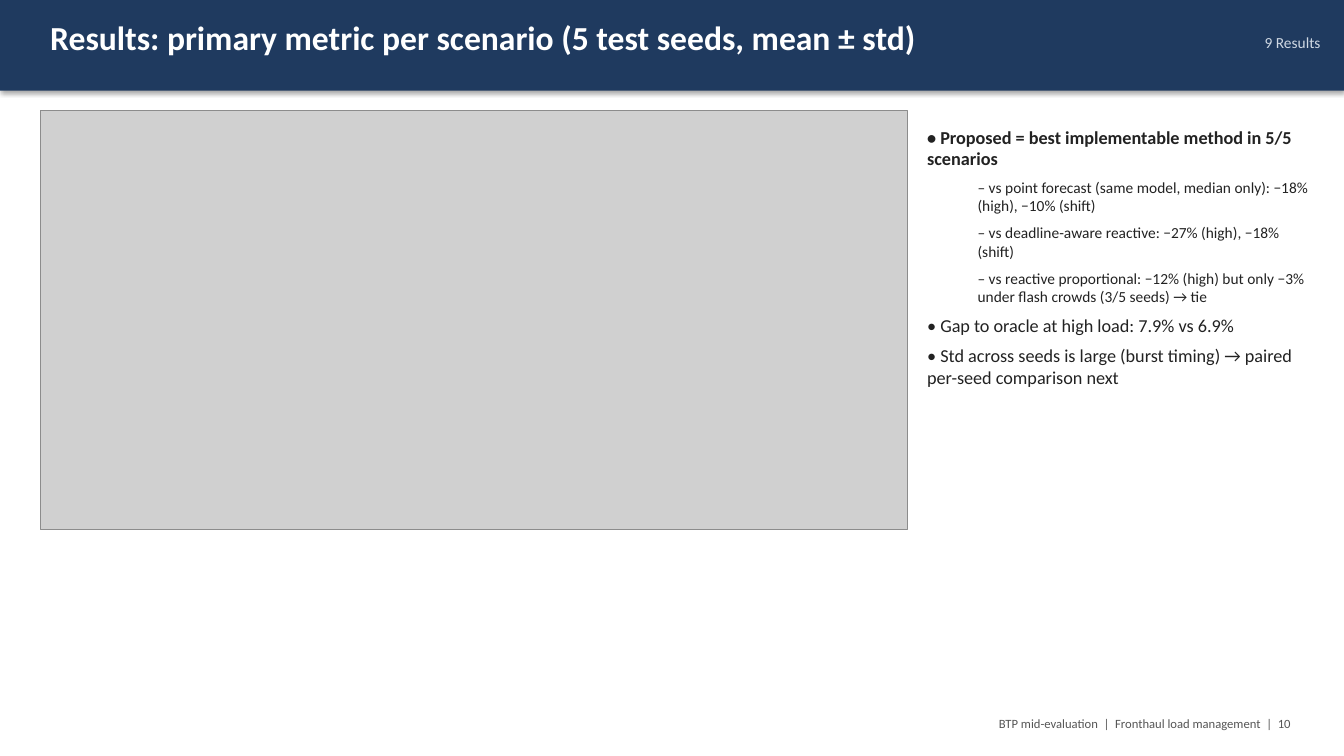
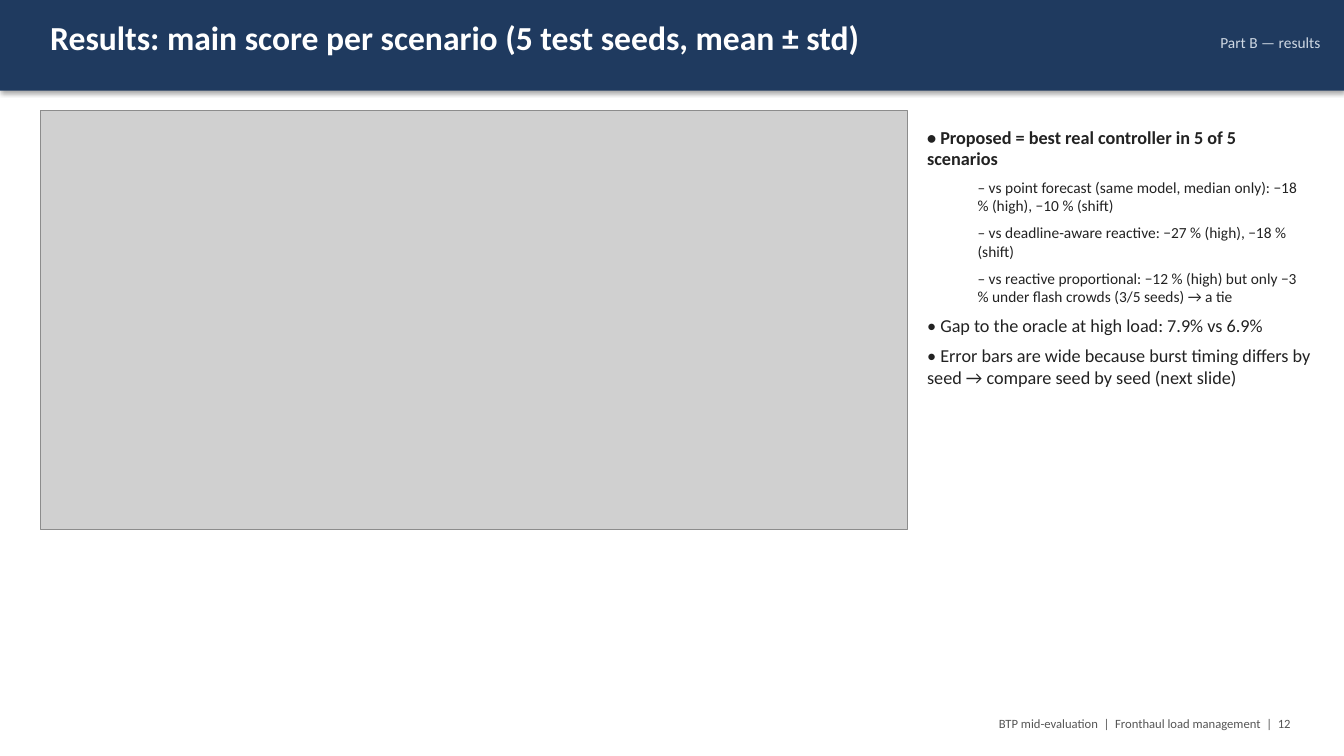
Before and after one commit to Harshvardhan-To1/BTP, a slide deck: slide 12 of docs/fhlm/BTP_midterm_fronthaul_load_management.pptx (slide 10 before the commit). Drawn at 1344x756 pixels with LibreOffice and Linux fonts; fonts in the diff are those of the drawing; grey boxes stand for pictures. Boxes give left, top, right and bottom in pixels: in the first picture for what was removed or moved away, otherwise in the second. Text is boxed around its words. In the diff, an @@ line names an element or a change of style, - is before the commit and + after.

```diff
--- a/docs/fhlm/BTP_midterm_fronthaul_load_management.pptx
+++ b/docs/fhlm/BTP_midterm_fronthaul_load_management.pptx
@@ text at (x1=50, y1=25, x2=859, y2=56): text changed @@
-Results: primary metric per scenario (5 test seeds, mean ± std)
+Results: main score per scenario (5 test seeds, mean ± std)
@@ text at (x1=1220, y1=37, x2=1321, y2=48): text changed @@
-9 Results
+Part B — results
@@ text at (x1=927, y1=131, x2=1311, y2=387): text changed @@
-• Proposed = best implementable method in 5/5 scenarios
-  – vs point forecast (same model, median only): −18% (high), −10% (shift)
-  – vs deadline-aware reactive: −27% (high), −18% (shift)
-  – vs reactive proportional: −12% (high) but only −3% under flash crowds (3/5 seeds) → tie
-• Gap to oracle at high load: 7.9% vs 6.9%
-• Std across seeds is large (burst timing) → paired per-seed comparison next
+• Proposed = best real controller in 5 of 5 scenarios
+  – vs point forecast (same model, median only): −18 % (high), −10 % (shift)
+  – vs deadline-aware reactive: −27 % (high), −18 % (shift)
+  – vs reactive proportional: −12 % (high) but only −3 % under flash crowds (3/5 seeds) → a tie
+• Gap to the oracle at high load: 7.9% vs 6.9%
+• Error bars are wide because burst timing differs by seed → compare seed by seed (next slide)
@@ text at (x1=999, y1=719, x2=1291, y2=730): text changed @@
-BTP mid-evaluation | Fronthaul load management | 10
+BTP mid-evaluation | Fronthaul load management | 12
```
Also in this commit, not shown: 19 other slides changed, 4 slides added, 7 other files.
